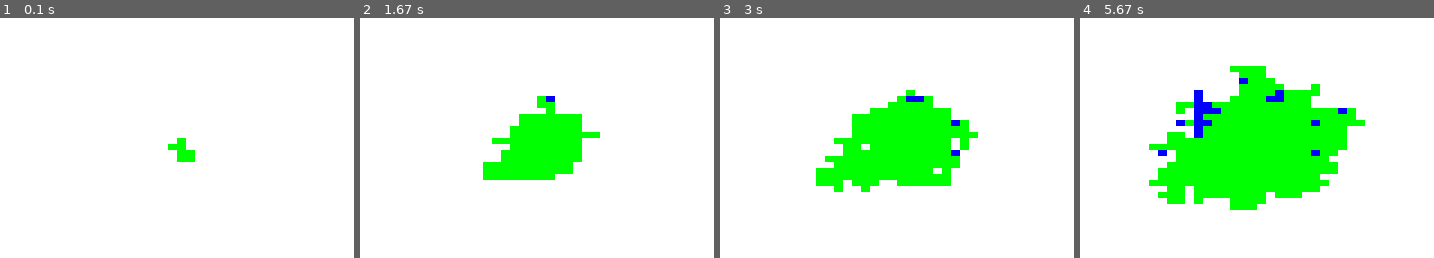
Above: before the commit, frames 1-4 (left to right).
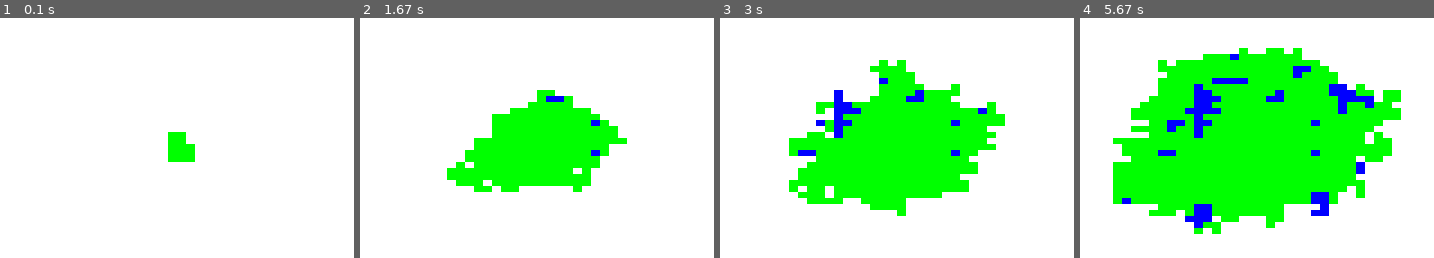
Above: after the commit, the same moments.

Repository: NossairErrahmani/PythonExperiments
Game: pygame game, started from Pygame/MapGenerator.py
Same seed, same stepped clock (60 frames per second), same inputs: the game is played once before the commit and once after it.
Inputs:
- Up to frame 1 (0.1 s): no input
- Up to frame 2 (1.67 s): no input
- Up to frame 3 (3 s): no input
- Up to frame 4 (5.67 s): no input

The runs differ from the first frame. In frame 1, 0.4% of the frame differs, in the area x 47-56%, y 47-60%; in frame 2, 6.4%; in frame 3, 11%; in frame 4, 22%, in the area x 9-91%, y 12-90%.

Commit message:
Map saving as a jpg

Diff:
--- a/Pygame/MapGenerator.py
+++ b/Pygame/MapGenerator.py
@@ -5,9 +5,10 @@
 import random
 from copy import copy
 
+
 pygame.init()
 
-fps =60
+fps =240
 fpsClock = pygame.time.Clock()
 
 width, height = 900, 600
@@ -53,7 +54,7 @@
         pygame.draw.rect(screen,point_colors[tuple(p)], pygame.Rect(p[0] * w, p[1] * h, w, h))
 
 
-
+frame = 0
 # Game loop.
 while True:
     screen.fill(white)
@@ -64,7 +65,11 @@
     # Update.
 
     drawing(f,r,points)
-
+    frame+=1
+    if frame == 1000 :
+        pygame.image.save(screen,'map.jpg')
+        sys.exit()
+        pygame.quit()
     pygame.display.flip()
     fpsClock.tick(fps)
 
